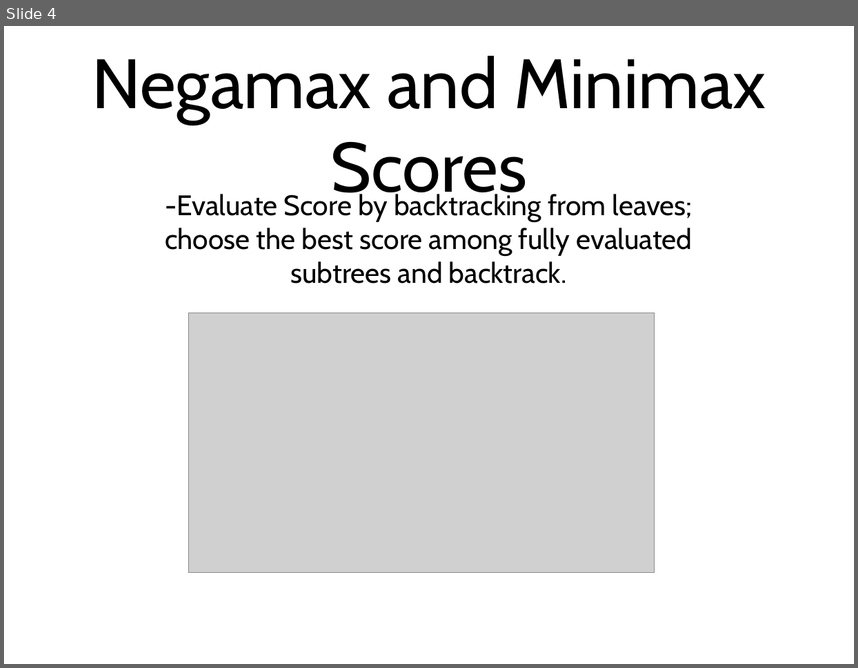
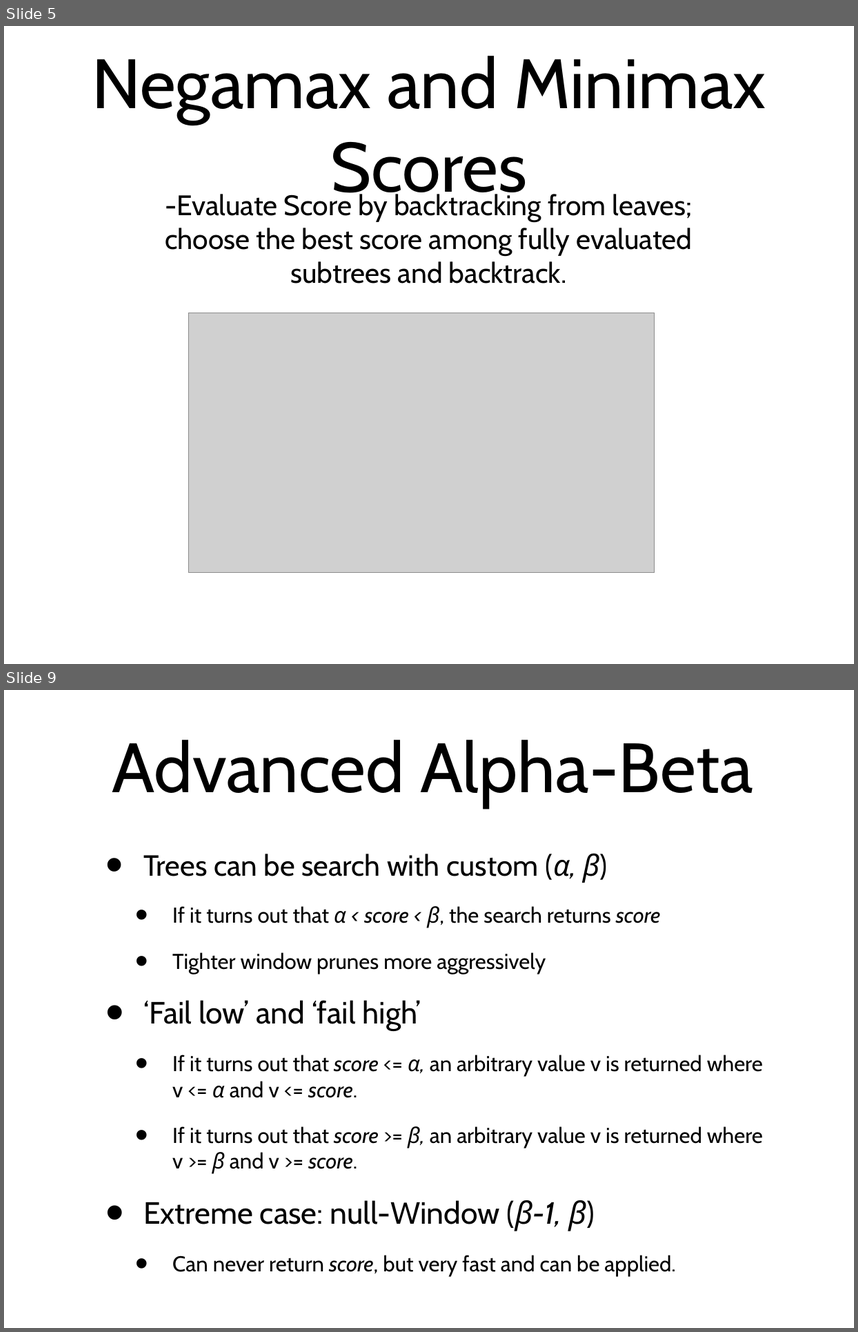
Before and after one commit to amod0017/rit-othello, a slide deck: Othello/other/Othello-Presentation-2.ppt. Shown one above the other, each under a label of ours: slide 4 before the commit, slides 5 and 9 after it; the slides between them are not shown. The pictures are 858x668 and 858x1332 pixels, drawn with LibreOffice and Linux fonts; fonts in the diff are those of the drawing; grey boxes stand for pictures. Boxes give left, top, right and bottom in pixels: in the first picture for what was removed or moved away, otherwise in the second. Text is boxed around its words. In the diff, an @@ line names an element or a change of style, - is before the commit and + after.

```diff
--- a/Othello/other/Othello-Presentation-2.ppt
+++ b/Othello/other/Othello-Presentation-2.ppt
@@ slide 9 added at [4,690,854,1328], background #FFFFFF @@
@@ title added at [112,740,753,807], 84 pt, text #000000 @@
+Advanced Alpha-Beta
@@ text added at [143,853,763,1276], 25.9 pt, text #000000 @@
+• Trees can be search with custom (α, β)
+  • If it turns out that α < score < β, the search returns score
+  • Tighter window prunes more aggressively
+• ‘Fail low’ and ‘fail high’
+  • If it turns out that score <= α, an arbitrary value v is returned where v <= α and v <= score.
+  • If it turns out that score >= β, an arbitrary value v is returned where v >= β and v >= score.
+• Extreme case: null-Window (β-1, β)
+    • Can never return score, but very fast and can be applied.
@@ what was slide 4 is now slide 5 @@
```
Also in this commit, not shown: 11 slides changed, 18 other slides added, 11 slides removed.
